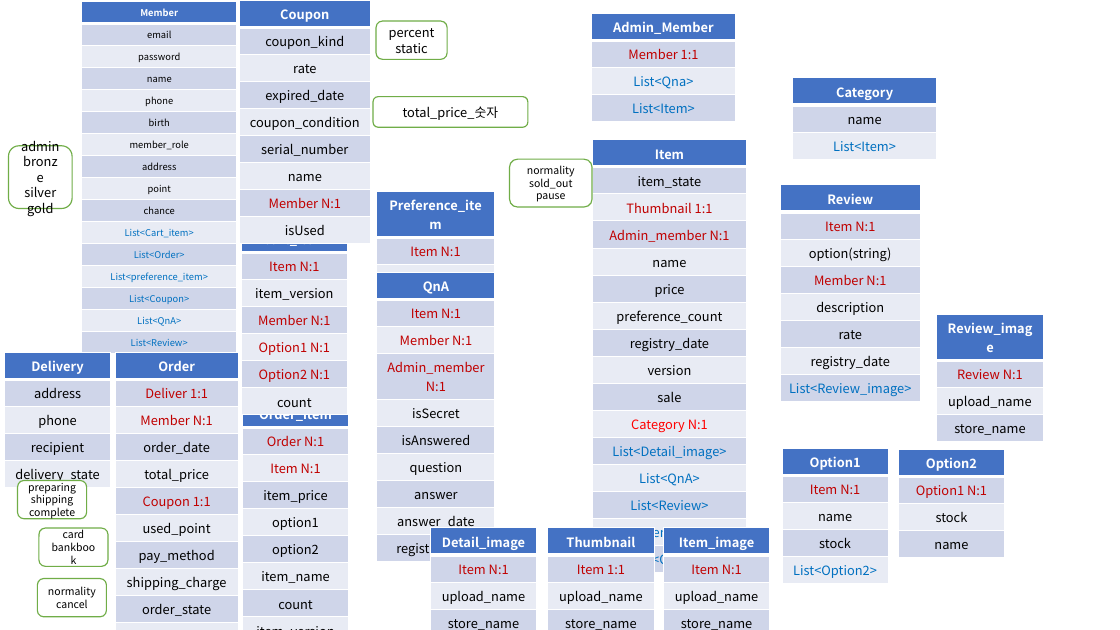
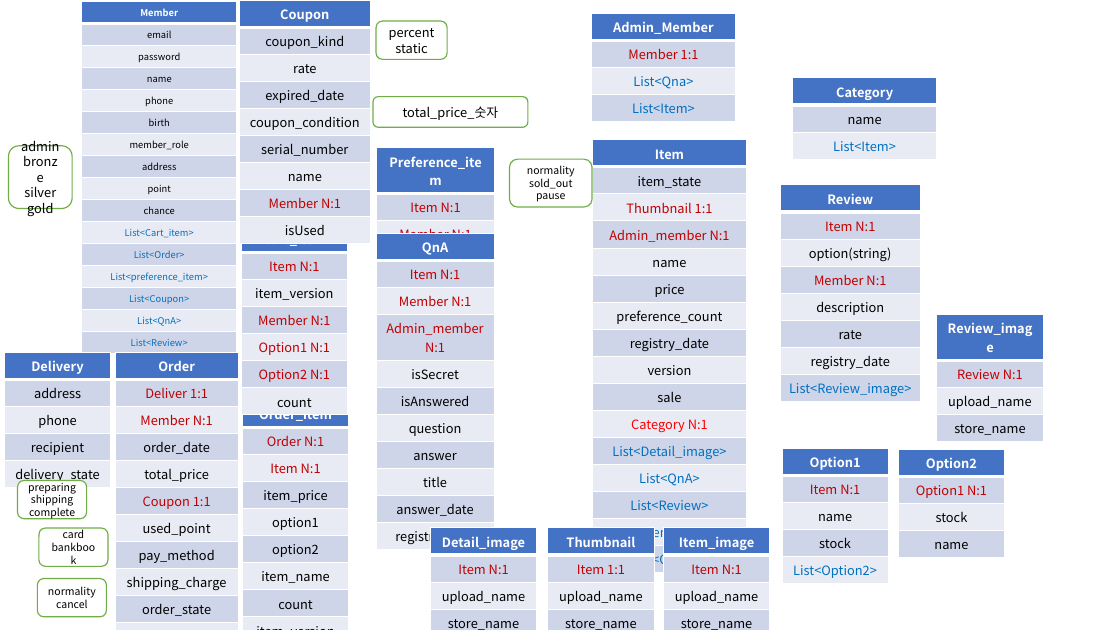
Before and after one commit to Konkuk-Toy-Project/KUNA-server, a slide deck: slide 1 of DB 설계.pptx. Drawn at 1120x630 pixels with LibreOffice and Linux fonts; fonts in the diff are those of the drawing. Boxes give left, top, right and bottom in pixels: in the first picture for what was removed or moved away, otherwise in the second. Text is boxed around its words. In the diff, an @@ line names an element or a change of style, - is before the commit and + after.

```diff
--- a/DB 설계.pptx
+++ b/DB 설계.pptx
@@ table: place and size @@
-table at [376, 192, 496, 349]
+table at [376, 148, 496, 310]
@@ table at [376, 234, 495, 550] @@
+row 9: title
@@ table: place and size @@
-table at [377, 272, 496, 562]
+table at [376, 234, 495, 550]
```
Also in this commit, not shown: 13 other files.
